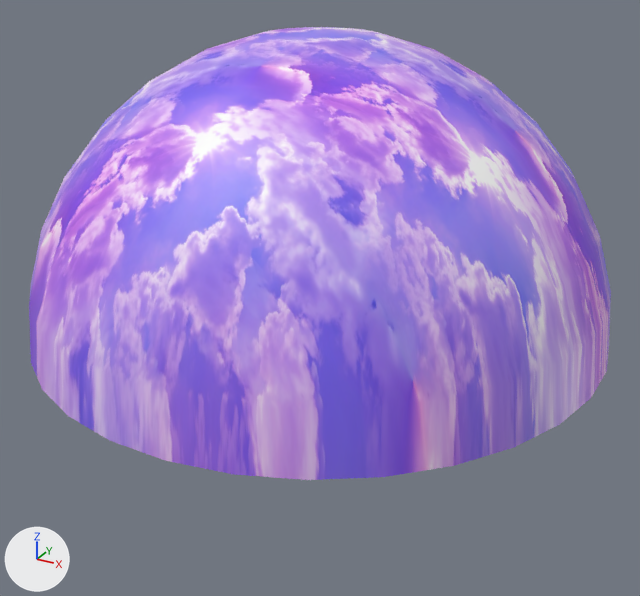
What one commit did to the glTF model example/assets/example3.gltf.
Camera for both pictures: a 50 mm lens placed at (700.0, -1272.0, 674.0), pointed at (-1.0, 2.0, 37.0). Arrows for +X, +Y and +Z are at lower left; the lights stay in place. Where no turn or scale is listed for an object, it has been applied to the vertices.

In view in the first picture: 'skydome'.
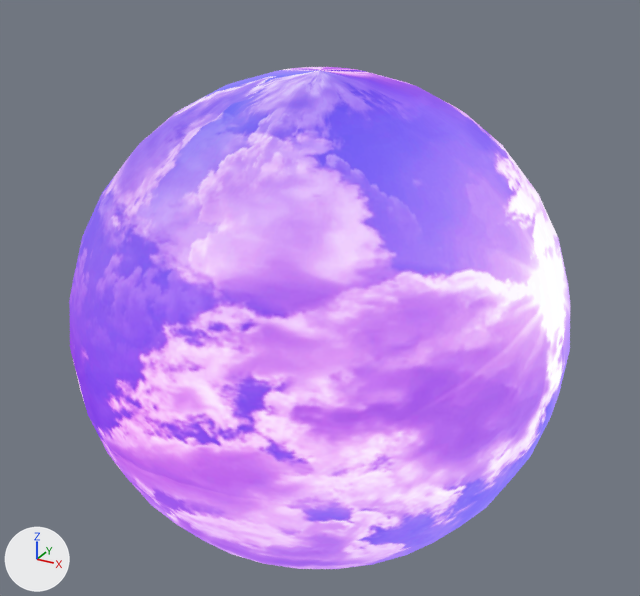
The newer file is also turned or shifted as a whole; pictures and numbers use the older file's frame.

Location of each change, [x1, y1, x2, y2] in pixels of the pictures (640 x 596 px):
'skydome', deleted (purple): before [29, 27, 611, 480]
'Sphere.001', added: after [69, 67, 570, 569]

The change, as a list of edits to the scene's bpy script:
```text
Change mat_environmentmap:
    remove n0 = _N.new('ShaderNodeBsdfPrincipled'); n0.name = 'Principled BSDF'
    add n3 = _N.new('ShaderNodeEmission'); n3.name = 'Emission'
    add n4 = _N.new('ShaderNodeLightPath'); n4.name = 'Light Path'
    add n5 = _N.new('ShaderNodeBsdfTransparent'); n5.name = 'Transparent BSDF'
    add n6 = _N.new('ShaderNodeMixShader'); n6.name = 'Mix Shader'
    where n1 = _N.new('ShaderNodeOutputMaterial'); n1.name = 'Material Output'
    where n2 = _N.new('ShaderNodeTexImage'); n2.name = 'Image Texture'
    remove _L.new(n0.outputs[0], n1.inputs[0])  # 'BSDF' to 'Surface'
    remove _L.new(n2.outputs[0], n0.inputs[0])  # 'Color' to 'Base Color'
    add _L.new(n4.outputs[0], n6.inputs[0])  # 'Is Camera Ray' to 'Factor'
    add _L.new(n5.outputs[0], n6.inputs[1])  # 'BSDF' to 'Shader'
    add _L.new(n3.outputs[0], n6.inputs[2])  # 'Emission' to 'Shader'
    add _L.new(n6.outputs[0], n1.inputs[0])  # 'Shader' to 'Surface'
    add _L.new(n2.outputs[0], n3.inputs[0])  # 'Color' to 'Color'
Add me_sphere_003:
    me_sphere_003.from_pydata(...)  # a UV sphere (32 segments, 16 rings, poles along z) spanning x -436.0..436.0, y -436.0..436.0, z -436.0..436.0
    me_sphere_003.materials.append(mat_environmentmap)
Remove ob_skydome:
    ob_skydome = bpy.data.objects.new('skydome', me_sphere_001)
    ob_skydome.location = (0.0, 0.0, 1.0)
Add ob_sphere_001:
    ob_sphere_001 = bpy.data.objects.new('Sphere.001', me_sphere_003)
    ob_sphere_001.location = (0.0, 0.0, 0.0)
```
